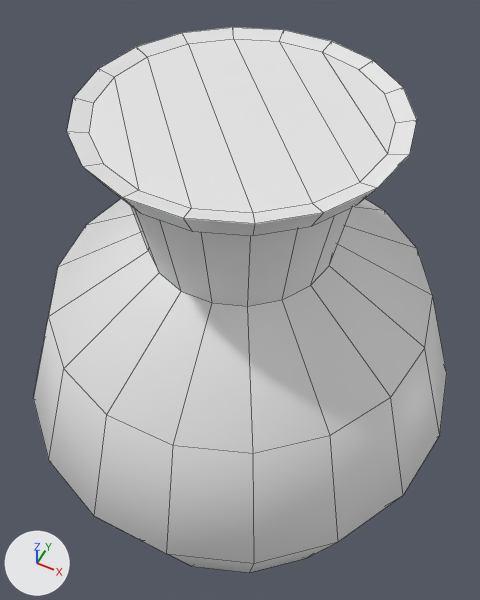
Two versions of the FBX model Assets/01_Projet/03_PROPS/Enviro/Cour/SM_Pot03_T2.fbx, one commit apart.
Before and after are seen from a 50 mm lens placed at (0.289, -0.394, 0.908), pointed at (0.07, 0.044, 0.36). Arrows for +X, +Y and +Z are at lower left; the lights stay in place. Mesh edges are drawn as thin lines. Materials are left out; every surface is plain grey. Where no turn or scale is listed for an object, it has been applied to the vertices.

Objects in the first picture: 'SM_pot01_T1'.
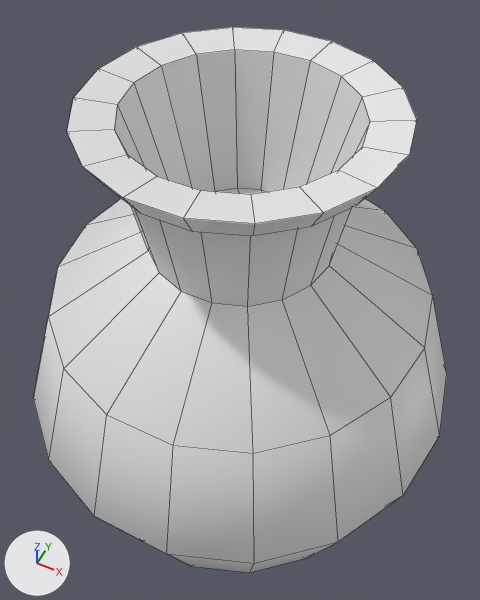
The newer file is also turned or shifted as a whole; pictures and numbers use the older file's frame.

Where the change shows, as pixel boxes (x1, y1, x2, y2) in the pictures (480 x 600 px):
part 1 of me_mesh, built on: (67, 27, 417, 224) in both

The change in detail:
me_mesh is used by ob_sm_pot01_t1; location (0.0, 0.0, 0.0).
me_mesh had 162 vertices, 158 faces and spanned x -0.127..0.313, y -0.223..0.223, z 0.0..0.631.
me_mesh now has 180 vertices, 176 faces and spans x -0.127..0.313, y -0.223..0.223, z 0.0..0.631.
Part 1, on me_mesh:
7 faces are deleted.
18 vertices move from x -0.021..0.208, y -0.113..0.113, z 0.628 to x -0.003..0.189, y -0.094..0.094, z 0.628.
18 vertices are added at x 0.03..0.157, y -0.063..0.063, z 0.505.
25 new faces join them.
